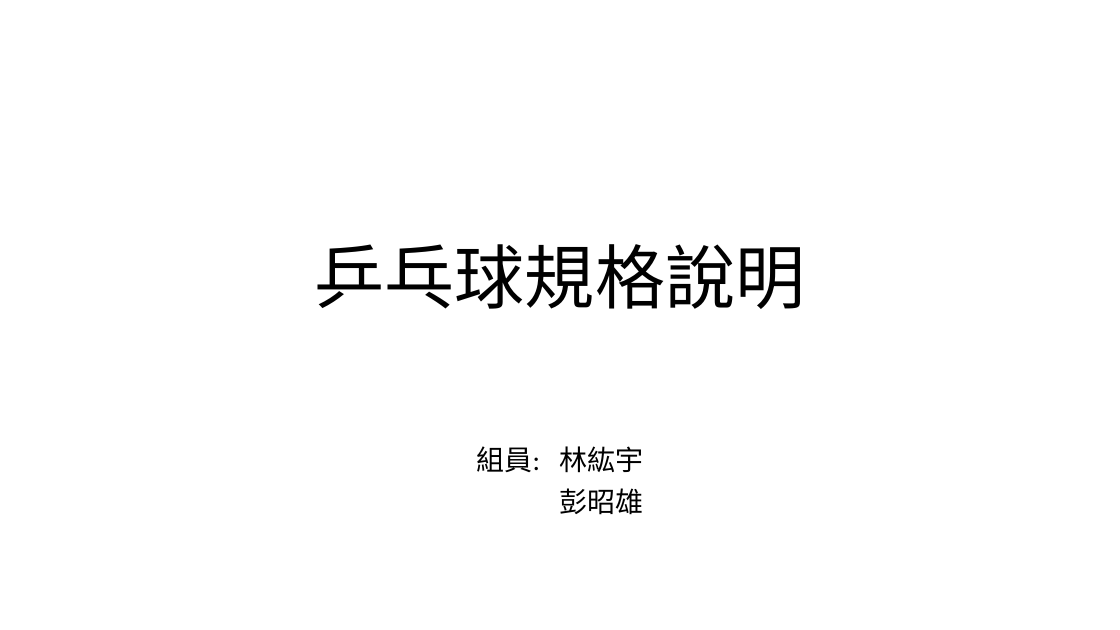
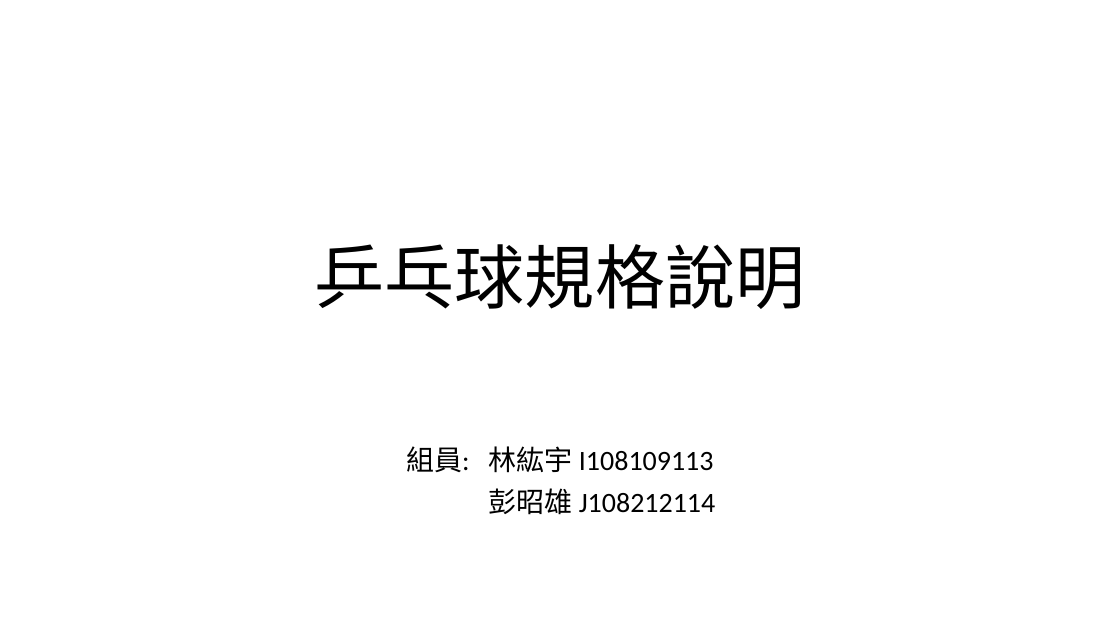
Before and after one commit to HongYu313Lin/-, a slide deck: slide 1 of 乒乓球規格.pptx. Drawn at 1120x630 pixels with LibreOffice and Linux fonts; fonts in the diff are those of the drawing. Boxes give left, top, right and bottom in pixels: in the first picture for what was removed or moved away, otherwise in the second. Text is boxed around its words. In the diff, an @@ line names an element or a change of style, - is before the commit and + after.

```diff
--- a/乒乓球規格.pptx
+++ b/乒乓球規格.pptx
@@ subtitle at (x1=406, y1=446, x2=715, y2=515): text changed @@
-組員: 林紘宇
-彭昭雄
+組員: 林紘宇 I108109113
+彭昭雄 J108212114
```
Also in this commit, not shown: 5 other slides changed, 28 slides added, 22 other files.
